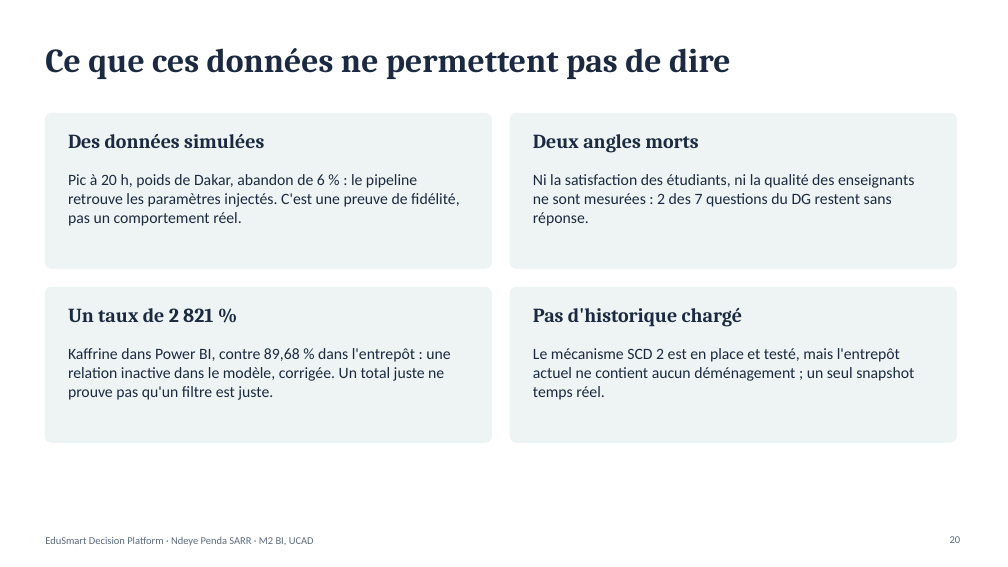
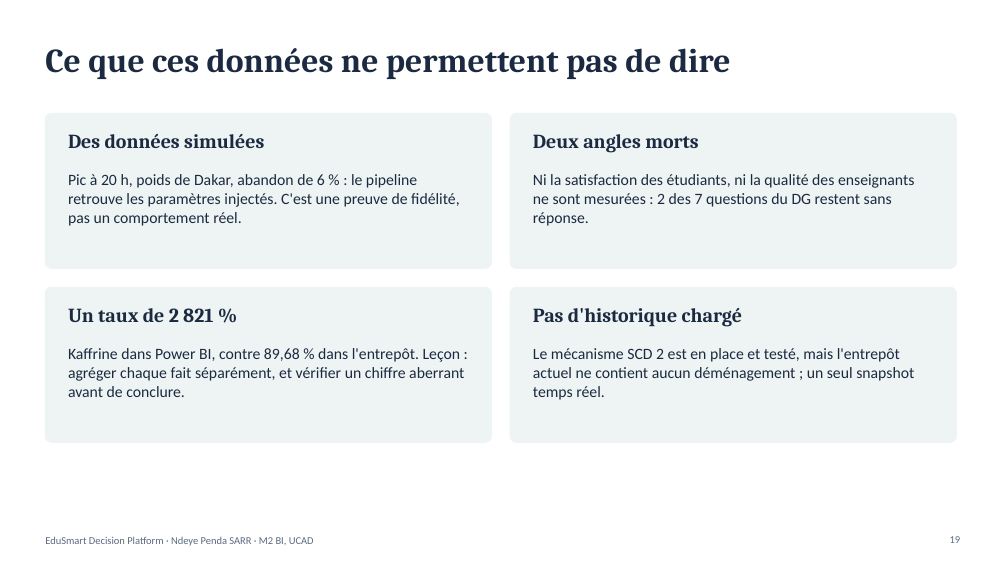
Before and after one commit to NdeyePendaSarr/edusmart-decision-platform, a slide deck: slide 19 of presentation/EduSmart_presentation.pptx (slide 20 before the commit). Drawn at 1008x567 pixels with LibreOffice and Linux fonts; fonts in the diff are those of the drawing. Boxes give left, top, right and bottom in pixels: in the first picture for what was removed or moved away, otherwise in the second. Text is boxed around its words. In the diff, an @@ line names an element or a change of style, - is before the commit and + after.

```diff
--- a/presentation/EduSmart_presentation.pptx
+++ b/presentation/EduSmart_presentation.pptx
@@ text at bbox=[68, 348, 464, 397]: text changed @@
-Kaffrine dans Power BI, contre 89,68 % dans l'entrepôt : une relation inactive dans le modèle, corrigée. Un total juste ne prouve pas qu'un filtre est juste.
+Kaffrine dans Power BI, contre 89,68 % dans l'entrepôt. Leçon : agréger chaque fait séparément, et vérifier un chiffre aberrant avant de conclure.
```
Also in this commit, not shown: 4 other slides changed, 1 slide removed.
